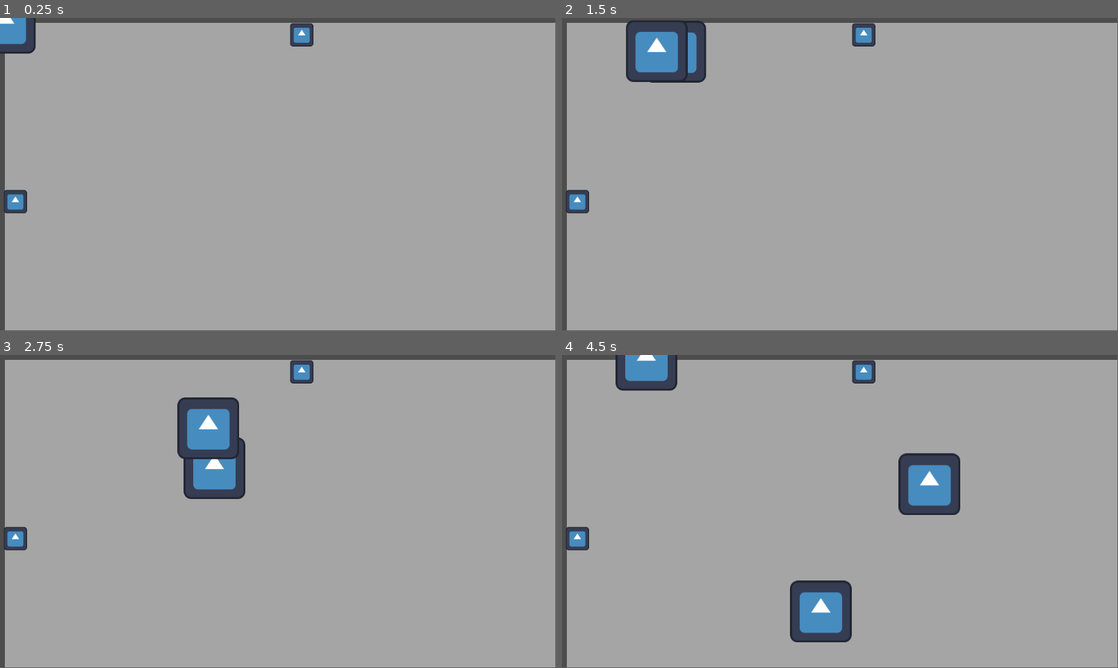
Above: before the commit, frames 1-4 (two rows, left to right).
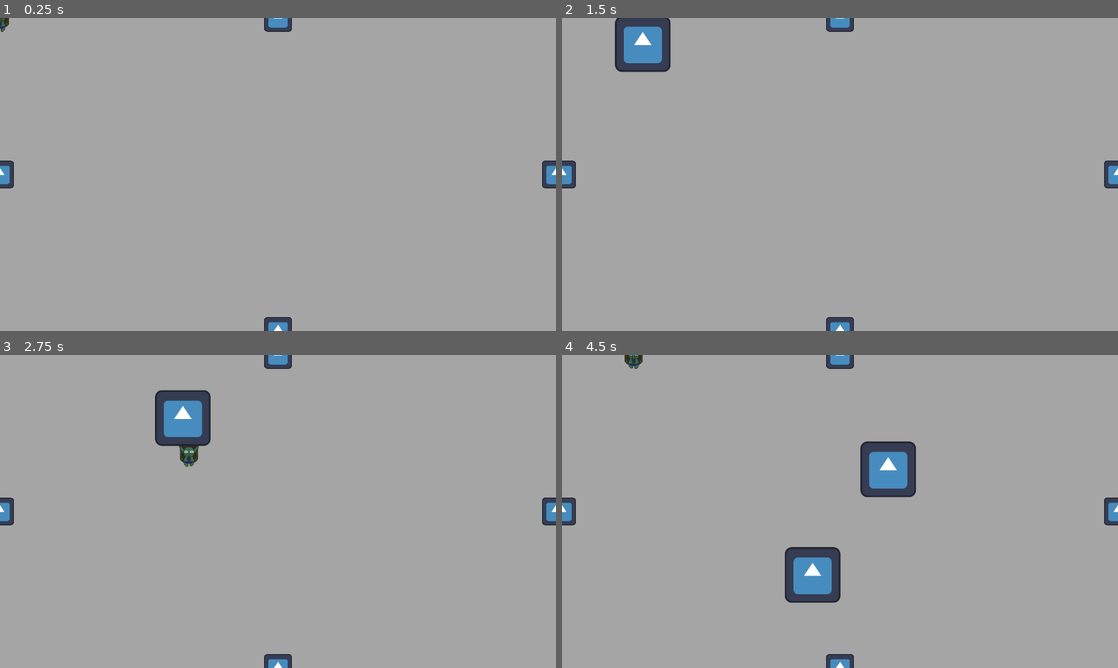
Above: after the commit, the same moments.

Repository: Lin1ux/LD58
Game: Godot game, scene res://Scene/main.tscn
Same seed, same stepped clock (60 frames per second), same inputs: the game is played once before the commit and once after it. The engine's default icon, where the game draws it, is replaced by a stand-in: a white triangle on a blue panel in a dark square.
Inputs (mouse positions are in pixels of both pictures, inside the frame that each line leads up to):
- Up to frame 1 (0.25 s): no input
- Up to frame 2 (1.5 s): tap Enter at 0.5 s; move the mouse to (962, 158) at 0.52 s; hold Right (ui_right) 0.53-1.28 s; click (962, 158) at 0.6 s; move the mouse to (728, 190) at 1.27 s; hold Down (ui_down) from 1.28 s (still down); right-click (728, 190) at 1.35 s
- Up to frame 3 (2.75 s): move the mouse to (333, 442) at 2.02 s; release Down (ui_down) at 2.03 s; hold Right (ui_right) from 2.03 s (still down); tap E (tetiary_action) at 2.1 s
- Up to frame 4 (4.5 s): move the mouse to (812, 574) at 2.77 s; release Right (ui_right) at 2.78 s; hold Up (ui_up) 2.78-3.53 s; click (812, 574) at 2.85 s; move the mouse to (1006, 558) at 3.52 s; hold Left (ui_left) from 3.53 s (still down); right-click (1006, 558) at 3.6 s; move the mouse to (673, 464) at 4.27 s; tap E (tetiary_action) at 4.35 s
In our replay, the window is 799x449 before the commit and 800x450 after it. These sizes can differ from the game's own. Grey fills any space a smaller window leaves; there, only what the larger window draws over its background counts as a difference.

The runs differ from the first frame. In frame 1, 4.3% of the frame differs, in the area x 0-100%, y 0-100%; in frame 2, 6.2%; in frame 3, 7.9%; in frame 4, 11%.

Commit message:
Settings, chunk cleanup, player sprite

Diff:
--- a/Player/player.tscn
+++ b/Player/player.tscn
@@ -1,22 +1,62 @@
-[gd_scene load_steps=7 format=3 uid="uid://8wh3usm52nkl"]
+[gd_scene load_steps=13 format=3 uid="uid://8wh3usm52nkl"]
 
 [ext_resource type="Script" uid="uid://c64x6b7ocwvt3" path="res://Player/player_movement.gd" id="1_4ntmi"]
-[ext_resource type="Texture2D" uid="uid://4xv7ag7w05ot" path="res://icon.svg" id="2_btcbx"]
 [ext_resource type="Script" uid="uid://c81ivxele714x" path="res://Player/projectile_shooter.gd" id="3_btcbx"]
 [ext_resource type="PackedScene" uid="uid://c0fui50daxc8i" path="res://backpack/item/item.tscn" id="4_gwnis"]
+[ext_resource type="Texture2D" uid="uid://3ecoqirpae5k" path="res://Player/goblin_anim_front.png" id="5_fhl08"]
 [ext_resource type="Script" uid="uid://c5ixe36f56j44" path="res://Player/player_input.gd" id="5_k53q1"]
 
 [sub_resource type="RectangleShape2D" id="RectangleShape2D_x02iy"]
-size = Vector2(128, 128)
+size = Vector2(64, 64)
+
+[sub_resource type="AtlasTexture" id="AtlasTexture_vtle1"]
+atlas = ExtResource("5_fhl08")
+region = Rect2(0, 0, 128, 128)
+
+[sub_resource type="AtlasTexture" id="AtlasTexture_od3ui"]
+atlas = ExtResource("5_fhl08")
+region = Rect2(128, 0, 128, 128)
+
+[sub_resource type="AtlasTexture" id="AtlasTexture_00tjw"]
+atlas = ExtResource("5_fhl08")
+region = Rect2(256, 0, 128, 128)
+
+[sub_resource type="AtlasTexture" id="AtlasTexture_x3vf3"]
+atlas = ExtResource("5_fhl08")
+region = Rect2(384, 0, 128, 128)
+
+[sub_resource type="AtlasTexture" id="AtlasTexture_apopc"]
+atlas = ExtResource("5_fhl08")
+region = Rect2(512, 0, 128, 128)
+
+[sub_resource type="SpriteFrames" id="SpriteFrames_5htga"]
+animations = [{
+"frames": [{
+"duration": 1.0,
+"texture": SubResource("AtlasTexture_vtle1")
+}, {
+"duration": 1.0,
+"texture": SubResource("AtlasTexture_od3ui")
+}, {
+"duration": 1.0,
+"texture": SubResource("AtlasTexture_00tjw")
+}, {
+"duration": 1.0,
+"texture": SubResource("AtlasTexture_x3vf3")
+}, {
+"duration": 1.0,
+"texture": SubResource("AtlasTexture_apopc")
+}],
+"loop": true,
+"name": &"default",
+"speed": 5.0
+}]
 
 [node name="Player" type="CharacterBody2D" groups=["Player"]]
 script = ExtResource("1_4ntmi")
 
 [node name="CollisionShape2D" type="CollisionShape2D" parent="."]
 shape = SubResource("RectangleShape2D_x02iy")
-
-[node name="Sprite2D" type="Sprite2D" parent="."]
-texture = ExtResource("2_btcbx")
 
 [node name="ProjectileShooter" type="Node2D" parent="."]
 script = ExtResource("3_btcbx")
@@ -27,4 +67,8 @@
 unique_name_in_owner = true
 script = ExtResource("5_k53q1")
 
+[node name="AnimatedSprite2D" type="AnimatedSprite2D" parent="."]
+sprite_frames = SubResource("SpriteFrames_5htga")
+autoplay = "default"
+
 [connection signal="action_primary" from="Input" to="Item" method="do"]
--- a/chunk_manager/chunks/chunk_corridor_cross.tscn
+++ b/chunk_manager/chunks/chunk_corridor_cross.tscn
@@ -10,13 +10,13 @@
 link_down = NodePath("LevelChunkLink2")
 
 [node name="LevelChunkLink" parent="." index="2" instance=ExtResource("2_h8o2g")]
-position = Vector2(616, 25)
+position = Vector2(640, 0)
 
 [node name="LevelChunkLink2" parent="." index="3" instance=ExtResource("2_h8o2g")]
-position = Vector2(678, 696)
+position = Vector2(640, 720)
 
 [node name="LevelChunkLink3" parent="." index="4" instance=ExtResource("2_h8o2g")]
-position = Vector2(22, 371)
+position = Vector2(0, 360)
 
 [node name="LevelChunkLink4" parent="." index="5" instance=ExtResource("2_h8o2g")]
-position = Vector2(1257, 381)
+position = Vector2(1280, 360)
--- a/chunk_manager/chunks/chunk_enemy_cross.tscn
+++ b/chunk_manager/chunks/chunk_enemy_cross.tscn
@@ -2,7 +2,7 @@
 
 [ext_resource type="PackedScene" uid="uid://c5a1fxy00wvl8" path="res://chunk_manager/level_chunk.tscn" id="1_ewlcr"]
 [ext_resource type="PackedScene" uid="uid://b620rq506fm21" path="res://chunk_manager/level_chunk_link.tscn" id="2_kj3pc"]
-[ext_resource type="PackedScene" uid="uid://dej585mgualc8" path="res://enemies/basic_melee/melee_enemy.tscn" id="3_5tbng"]
+[ext_resource type="PackedScene" uid="uid://dej585mgualc8" path="res://Enemies/basic_melee/melee_enemy.tscn" id="3_5tbng"]
 [ext_resource type="Script" uid="uid://4l8y8a3r3bre" path="res://chunk_manager/chunks/enemy_box.gd" id="3_kj3pc"]
 
 [sub_resource type="NavigationPolygon" id="NavigationPolygon_hiwo2"]
@@ -17,16 +17,16 @@
 link_down = NodePath("LevelChunkLink2")
 
 [node name="LevelChunkLink" parent="." index="2" instance=ExtResource("2_kj3pc")]
-position = Vector2(616, 25)
+position = Vector2(640, 0)
 
 [node name="LevelChunkLink2" parent="." index="3" instance=ExtResource("2_kj3pc")]
-position = Vector2(678, 696)
+position = Vector2(640, 720)
 
 [node name="LevelChunkLink3" parent="." index="4" instance=ExtResource("2_kj3pc")]
-position = Vector2(22, 371)
+position = Vector2(0, 360)
 
 [node name="LevelChunkLink4" parent="." index="5" instance=ExtResource("2_kj3pc")]
-position = Vector2(1257, 381)
+position = Vector2(1280, 360)
 
 [node name="NavigationRegion2D" type="NavigationRegion2D" parent="." index="6" groups=["NavRegion"]]
 position = Vector2(671, 385)
--- a/chunk_manager/level_chunk.tscn
+++ b/chunk_manager/level_chunk.tscn
@@ -3,7 +3,7 @@
 [ext_resource type="Script" uid="uid://b7vxdx6mqa5lx" path="res://chunk_manager/level_chunk.gd" id="1_e51pq"]
 
 [sub_resource type="RectangleShape2D" id="RectangleShape2D_egeeo"]
-size = Vector2(1300, 739)
+size = Vector2(1280, 720)
 
 [node name="LevelChunk" type="Area2D"]
 script = ExtResource("1_e51pq")
@@ -15,7 +15,7 @@
 color = Color(1, 1, 1, 0.49411765)
 
 [node name="CollisionShape2D" type="CollisionShape2D" parent="."]
-position = Vector2(640, 359.5)
+position = Vector2(640, 360)
 shape = SubResource("RectangleShape2D_egeeo")
 
 [connection signal="area_entered" from="." to="." method="_on_area_entered"]
--- a/chunk_manager/level_chunk_link.gd
+++ b/chunk_manager/level_chunk_link.gd
@@ -12,13 +12,11 @@
 
 
 func _on_timer_timeout() -> void:
-	print("AAAAAAAAAAAAAAAAAAA yeah")
 	can_trigger = true
 
 
 func _on_tree_entered() -> void:
 	$Timer.start()
-	print("AAAAAAAAAAAAAAAAAAA start")
 
 
 func _on_tree_exited() -> void:
--- a/chunk_manager/level_chunk_link.tscn
+++ b/chunk_manager/level_chunk_link.tscn
@@ -3,8 +3,8 @@
 [ext_resource type="Script" uid="uid://b84aukmdp310q" path="res://chunk_manager/level_chunk_link.gd" id="1_0msia"]
 [ext_resource type="Texture2D" uid="uid://4xv7ag7w05ot" path="res://icon.svg" id="2_lwilj"]
 
-[sub_resource type="CircleShape2D" id="CircleShape2D_0msia"]
-radius = 32.0
+[sub_resource type="RectangleShape2D" id="RectangleShape2D_qfrgv"]
+size = Vector2(64, 64)
 
 [node name="LevelChunkLink" type="Node2D"]
 script = ExtResource("1_0msia")
@@ -12,10 +12,11 @@
 [node name="Area2D" type="Area2D" parent="."]
 
 [node name="CollisionShape2D" type="CollisionShape2D" parent="Area2D"]
-shape = SubResource("CircleShape2D_0msia")
+shape = SubResource("RectangleShape2D_qfrgv")
 
 [node name="Icon" type="Sprite2D" parent="."]
-scale = Vector2(0.375, 0.375)
+position = Vector2(-7.1525574e-07, -3.5762787e-06)
+scale = Vector2(0.5, 0.5)
 texture = ExtResource("2_lwilj")
 
 [node name="Timer" type="Timer" parent="."]
--- a/project.godot
+++ b/project.godot
@@ -19,6 +19,12 @@
 
 GameInfo="*res://globals/game_info.gd"
 Holder="*res://globals/holder.gd"
+
+[display]
+
+window/size/viewport_width=1280
+window/size/viewport_height=720
+window/stretch/mode="viewport"
 
 [dotnet]
 
@@ -55,5 +61,6 @@
 
 [rendering]
 
+textures/canvas_textures/default_texture_filter=0
 renderer/rendering_method="gl_compatibility"
 renderer/rendering_method.mobile="gl_compatibility"
